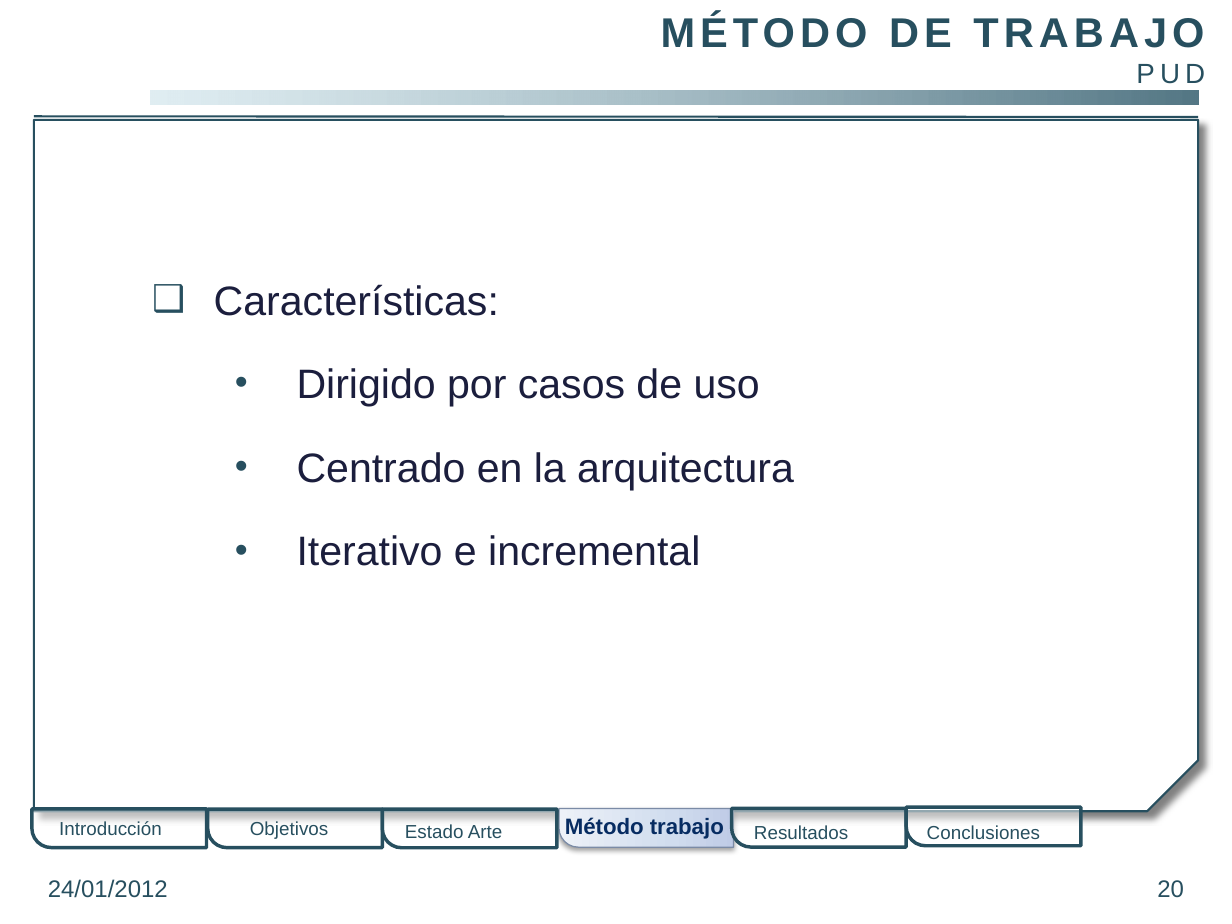
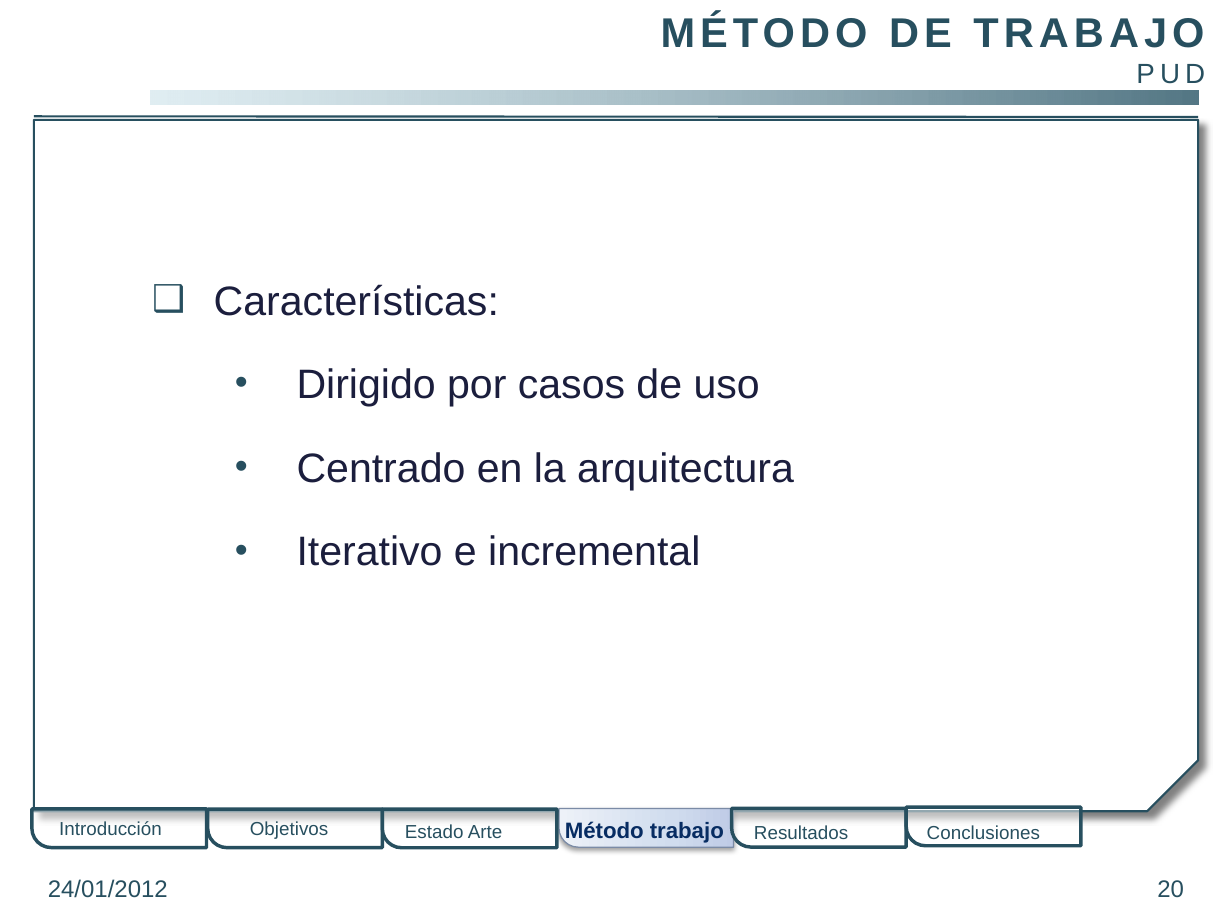
Before and after one commit to gangadhar001/repo-pfc, a slide deck: slide 20 of PFC/Presentacion/PresentacionPFC.pptx. Drawn at 1232x924 pixels with LibreOffice and Linux fonts; fonts in the diff are those of the drawing; background and template pictures are left out. Boxes give left, top, right and bottom in pixels: in the first picture for what was removed or moved away, otherwise in the second. Text is boxed around its words. In the diff, an @@ line names an element or a change of style, - is before the commit and + after.

```diff
--- a/PFC/Presentacion/PresentacionPFC.pptx
+++ b/PFC/Presentacion/PresentacionPFC.pptx
@@ text "Método trabajo" moved from (x1=565, y1=817, x2=724, y2=839) to (x1=565, y1=821, x2=724, y2=843) @@
```
Also in this commit, not shown: 7 other slides changed, 4 slides added.
